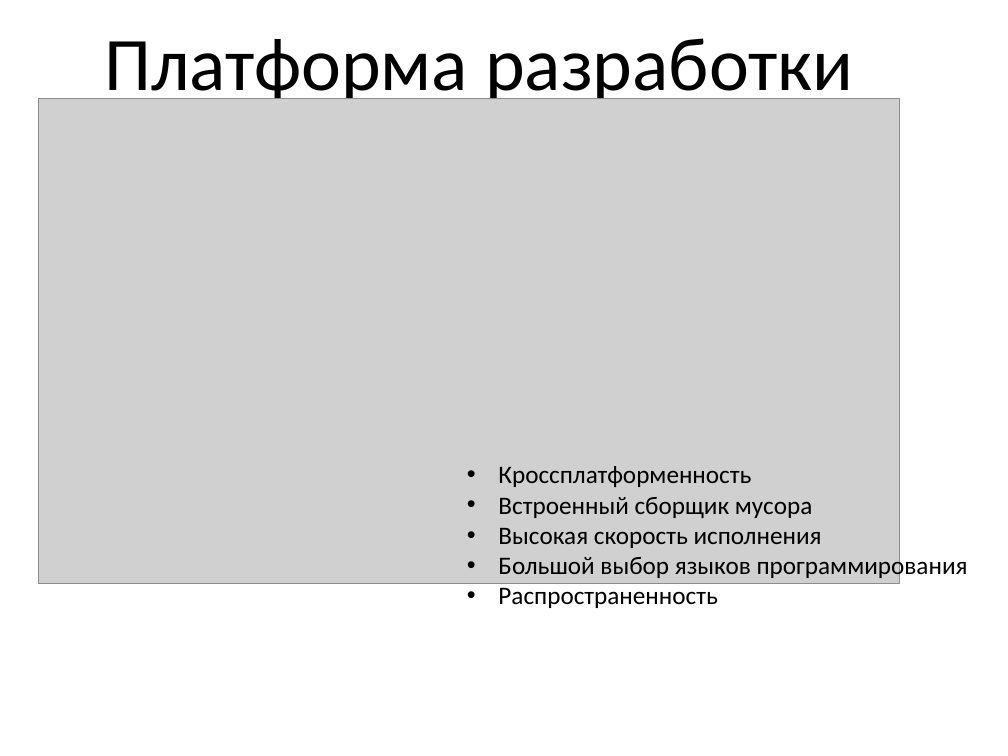
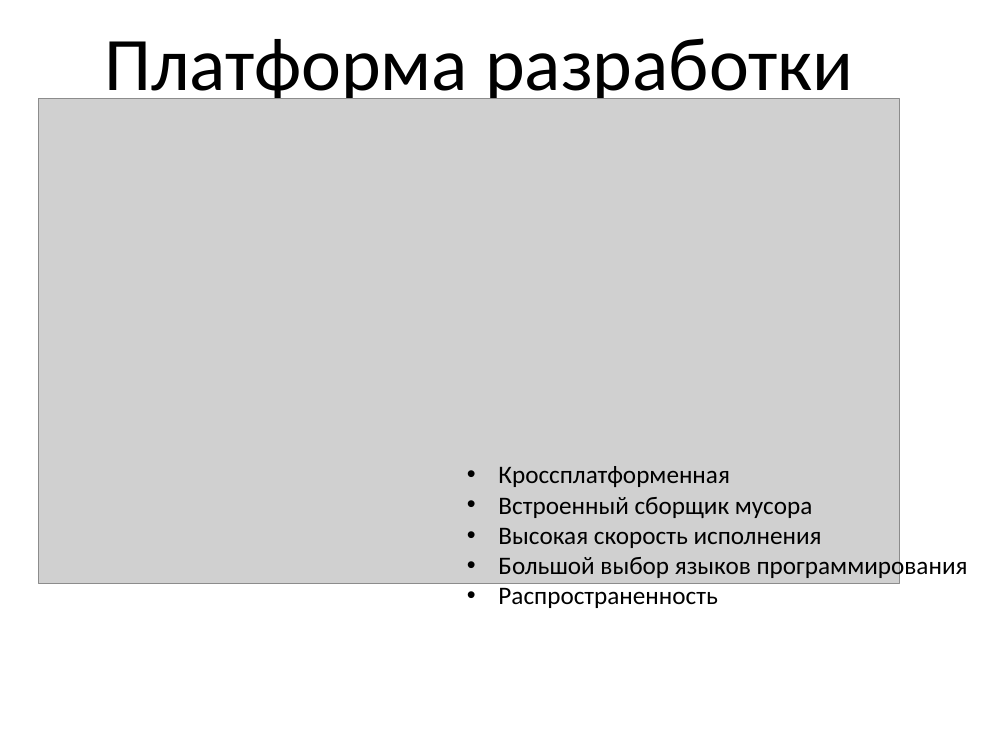
Before and after one commit to denis6705/diplom, a slide deck: slide 12 of Презентация.pptx (slide 11 before the commit). Drawn at 1008x756 pixels with LibreOffice and Linux fonts; fonts in the diff are those of the drawing; grey boxes stand for pictures. Boxes give left, top, right and bottom in pixels: in the first picture for what was removed or moved away, otherwise in the second. Text is boxed around its words. In the diff, an @@ line names an element or a change of style, - is before the commit and + after.

```diff
--- a/Презентация.pptx
+++ b/Презентация.pptx
@@ text at (x1=498, y1=466, x2=729, y2=487): text changed @@
-• Кроссплатформенность
+• Кроссплатформенная
```
Also in this commit, not shown: 1 other slide changed, 2 slides added.
